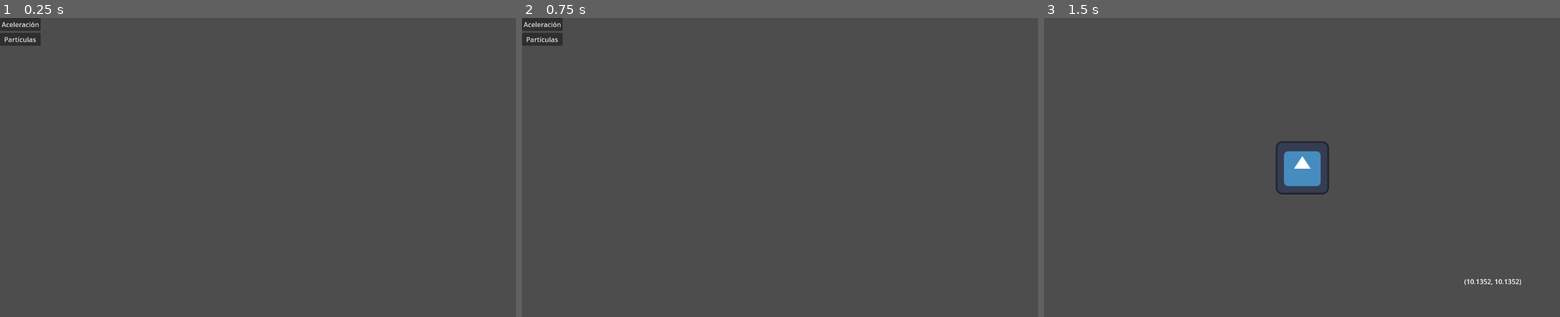
Above: before the commit, frames 1-3 (left to right).
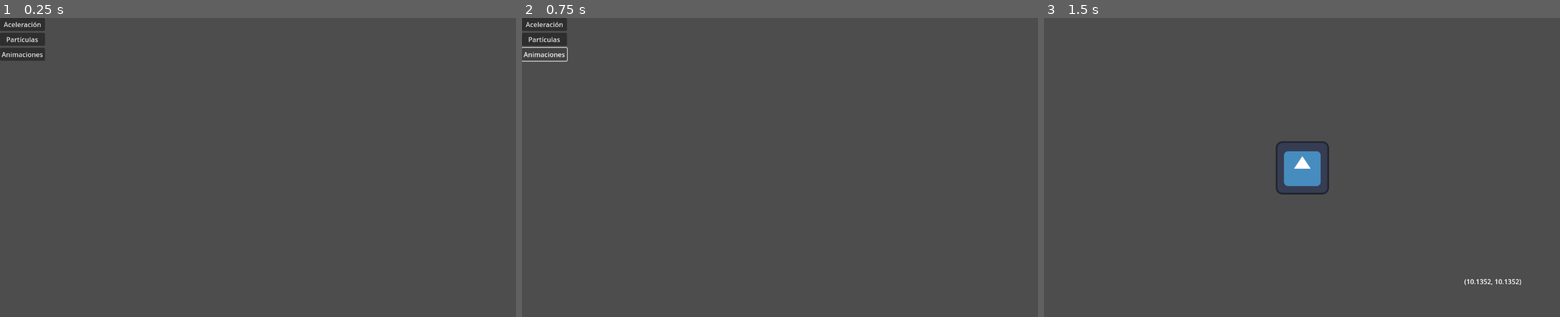
Above: after the commit, the same moments.

Repository: euribates/GodotLab
Game: Godot game, scene res://Main.tscn
Two runs of this game, one before a commit and one after it. Both use one fixed random seed, a clock stepped at 60 frames per second and the inputs below. The engine's default icon, where the game draws it, is replaced by a stand-in: a white triangle on a blue panel in a dark square.
Inputs (mouse positions are in pixels of both pictures, inside the frame that each line leads up to):
- Up to frame 1 (0.25 s): no input
- Up to frame 2 (0.75 s): click (542, 53) at 0.5 s, where only the run after the commit has a clickable "Animaciones"
- Up to frame 3 (1.5 s): click "Aceleración" at 1.25 s

The runs differ from the first frame. In frame 1, 0.5% of the frame differs, in the area x 0-9%, y 0-15%; in frame 2, 0.4%; in frame 3, nothing differs.

Commit message:
Labos/Animaciones

Diff:
--- a/labos/Main.tscn
+++ b/labos/Main.tscn
@@ -21,5 +21,10 @@
 size_flags_vertical = 3
 text = "Partículas"
 
+[node name="pbAnimaciones" type="Button" parent="VBoxContainer"]
+layout_mode = 2
+text = "Animaciones"
+
 [connection signal="pressed" from="VBoxContainer/pbAcc" to="." method="_on_acc_button_pressed"]
 [connection signal="pressed" from="VBoxContainer/pbParticles" to="." method="_on_pb_particles_pressed"]
+[connection signal="pressed" from="VBoxContainer/pbAnimaciones" to="." method="_on_pb_animaciones_pressed"]
--- /dev/null
+++ b/labos/animaciones.tscn
@@ -0,0 +1,22 @@
+[gd_scene load_steps=4 format=3 uid="uid://4rjalu02wr47"]
+
+[ext_resource type="Texture2D" uid="uid://cgab6e1algx5d" path="res://personaje.png" id="1_38lif"]
+
+[sub_resource type="Animation" id="Animation_bxj54"]
+resource_name = "idle"
+
+[sub_resource type="AnimationLibrary" id="AnimationLibrary_065du"]
+_data = {
+&"idle": SubResource("Animation_bxj54")
+}
+
+[node name="Node2D" type="Node2D"]
+
+[node name="Sprite2D" type="Sprite2D" parent="."]
+position = Vector2(117, 179)
+texture = ExtResource("1_38lif")
+
+[node name="AnimationPlayer" type="AnimationPlayer" parent="."]
+libraries = {
+&"": SubResource("AnimationLibrary_065du")
+}
--- a/labos/main.gd
+++ b/labos/main.gd
@@ -9,3 +9,8 @@
 
 func _on_pb_particles_pressed() -> void:
 	get_tree().change_scene_to_packed(PARTICLES)
+
+
+
+func _on_pb_animaciones_pressed() -> void:
+	pass # Replace with function body.
Binary file added: labos/personaje.png
Not shown, added: labos/personaje.png.import
Not shown, added: assets/asteroids/ball.png
Not shown, added: assets/asteroids/ball.xcf
Not shown, added: assets/asteroids/pad.png
Not shown, added: assets/asteroids/pad.xcf
Not shown, added: assets/labos/personaje.png
Not shown, added: assets/labos/personaje.xcf
